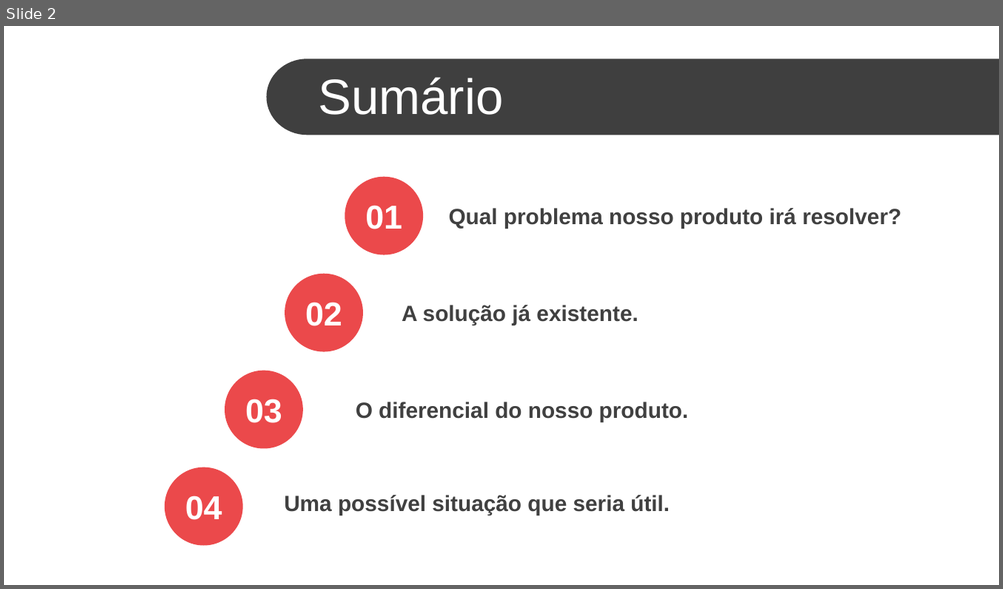
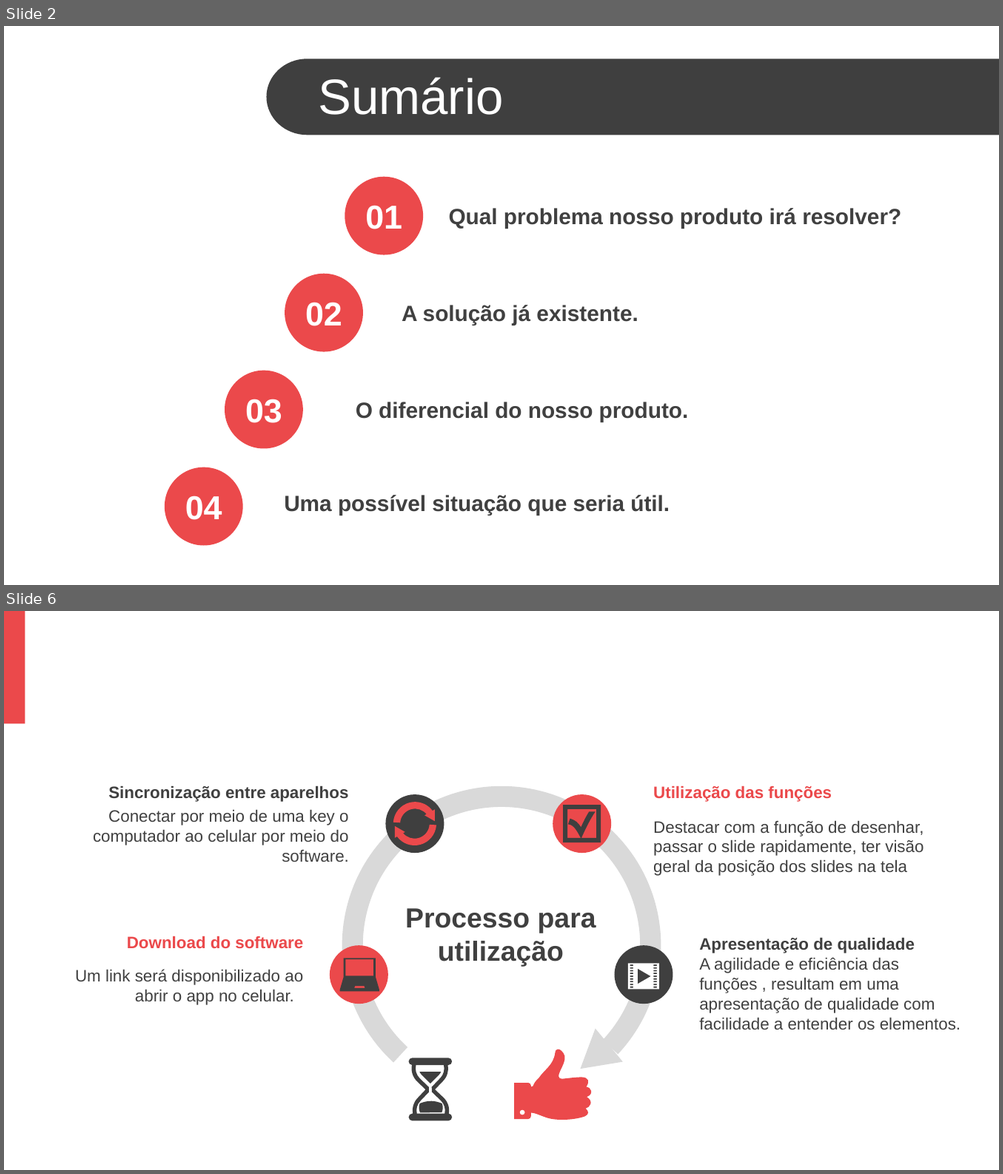
Before and after one commit to WagnerCaetano/TCC-2019, a slide deck: APRESENTAÇÃO TCC.pptx. Shown one above the other, each under a label of ours: slide 2 before the commit, slides 2 and 6 after it; the slides between them are not shown. The pictures are 1003x589 and 1003x1174 pixels, drawn with LibreOffice and Linux fonts; fonts in the diff are those of the drawing; background and template pictures are left out. Boxes give left, top, right and bottom in pixels: in the first picture for what was removed or moved away, otherwise in the second. Text is boxed around its words. In the diff, an @@ line names an element or a change of style, - is before the commit and + after.

```diff
--- a/APRESENTAÇÃO TCC.pptx
+++ b/APRESENTAÇÃO TCC.pptx
@@ slide 6 added at box(4, 611, 999, 1170), background picture (left out) @@
@@ rectangle added at box(4, 611, 25, 723), fill #EB494B @@
@@ text added at box(39, 620, 822, 683), 36 pt, text #FFFFFF @@
+Processo do nosso produto
@@ text added at box(108, 786, 349, 802), 12 pt, text #3F3F3F, bold @@
+Sincronização entre aparelhos
@@ arch (boxed as its full ring) added at box(342, 786, 660, 1105), fill #D9D9D9 @@
@@ text added at box(653, 786, 831, 802), 12 pt, text #EB494B, bold @@
+Utilização das funções
@@ text added at box(93, 809, 349, 862), 12 pt, text #404040 @@
+Conectar por meio de uma key o computador ao celular por meio do software.
@@ ellipse added at box(386, 795, 444, 854), fill #3F3F3F @@
@@ freeform shape added at box(393, 802, 435, 846), fill #EB494B @@
@@ ellipse added at box(552, 795, 611, 854), fill #EB494B @@
@@ freeform shape added at box(563, 805, 600, 843), fill #3F3F3F @@
@@ text added at box(653, 820, 923, 876), 12 pt, text #404040 @@
+Destacar com a função de desenhar, passar o slide rapidamente, ter visão geral da posição dos slides na tela
@@ text added at box(405, 908, 596, 967), 20 pt, text #404040, bold @@
+Processo para
+utilização
@@ text added at box(127, 937, 303, 948), 12 pt, text #EB494B, bold @@
+Download do software
@@ text added at box(699, 937, 914, 954), 12 pt, text #3F3F3F, bold @@
+Apresentação de qualidade
@@ ellipse added at box(329, 945, 388, 1004), fill #EB494B @@
@@ freeform shape added at box(340, 958, 380, 991), fill #3F3F3F @@
@@ ellipse added at box(614, 945, 672, 1004), fill #3F3F3F @@
@@ freeform shape added at box(628, 964, 658, 990), fill #FFFFFF @@
@@ text added at box(699, 957, 960, 1030), 12 pt, text #404040 @@
+A agilidade e eficiência das funções , resultam em uma apresentação de qualidade com facilidade a entender os elementos.
@@ text added at box(75, 969, 303, 1005), 12 pt, text #404040 @@
+Um link será disponibilizado ao abrir o app no celular.
@@ triangle added at box(566, 1029, 622, 1085), fill #D9D9D9 @@
@@ freeform shape added at box(379, 1039, 481, 1140), fill #3F3F3F @@
@@ freeform shape added at box(514, 1050, 592, 1120), fill #EB494B @@
```
Also in this commit, not shown: 3 slides changed, 2 other slides added, 3 slides removed, 1 other file.
